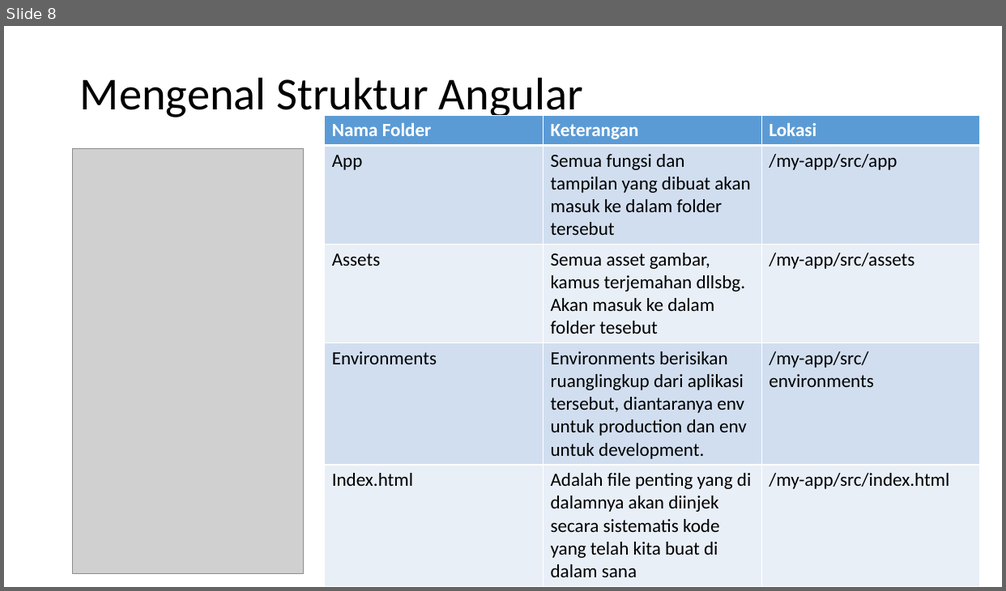
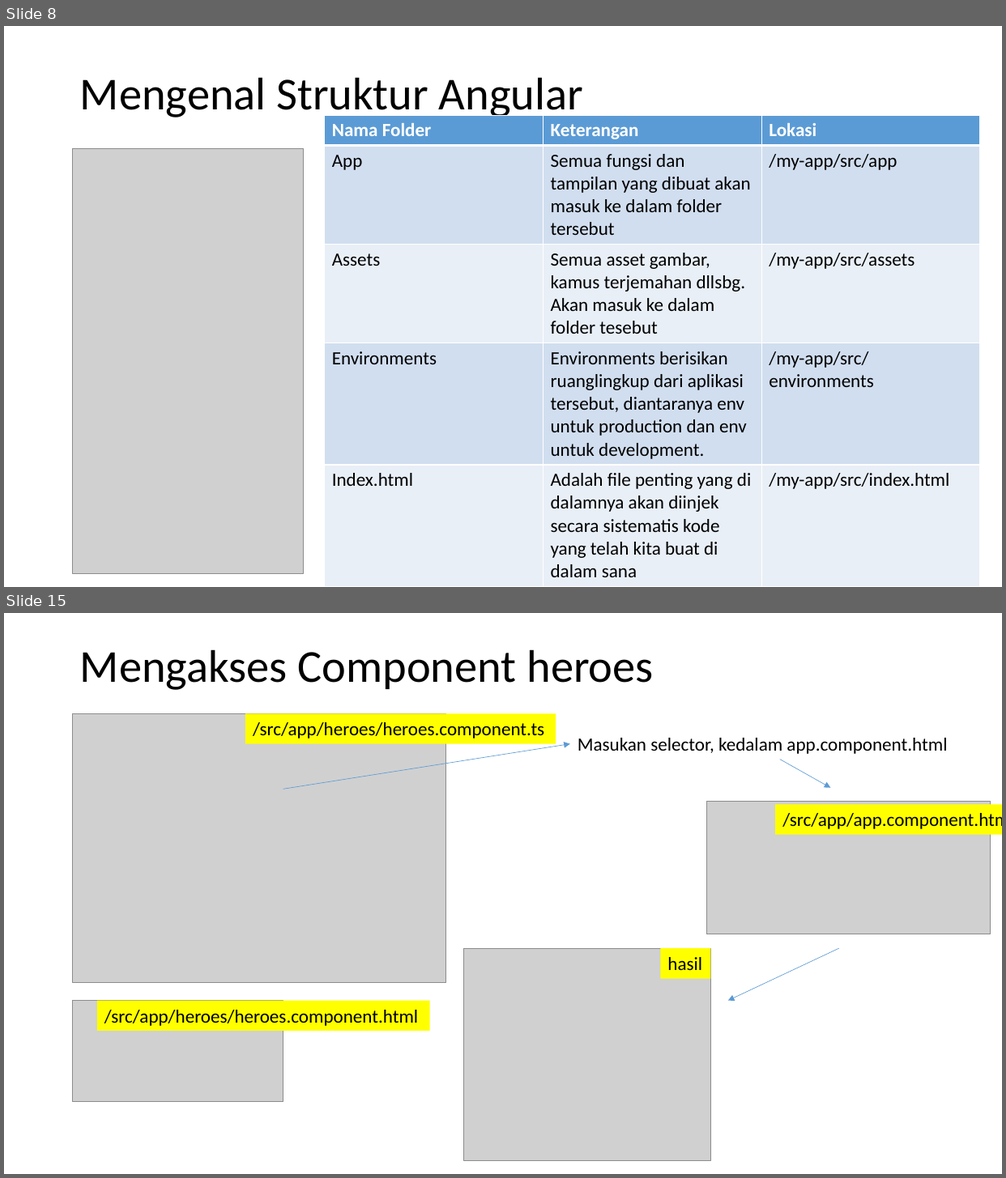
Before and after one commit to alifrazanit/ngodingBareng, a slide deck: Week 6.pptx. Shown one above the other, each under a label of ours: slide 8 before the commit, slides 8 and 15 after it; the slides between them are not shown. The pictures are 1006x591 and 1006x1178 pixels, drawn with LibreOffice and Linux fonts; fonts in the diff are those of the drawing; grey boxes stand for pictures. Boxes give left, top, right and bottom in pixels: in the first picture for what was removed or moved away, otherwise in the second. Text is boxed around its words. In the diff, an @@ line names an element or a change of style, - is before the commit and + after.

```diff
--- a/Week 6.pptx
+++ b/Week 6.pptx
@@ slide 15 added at [4, 613, 1002, 1174], background #FFFFFF @@
@@ title added at [80, 649, 653, 690], 44 pt, text #000000 @@
+Mengakses Component heroes
@@ picture added at [73, 714, 446, 983] @@
@@ rectangle added at [245, 714, 556, 744], fill #FFFF00, 18 pt, text #000000 @@
+/src/app/heroes/heroes.component.ts
@@ arrow added from (283, 789) to (570, 744), #5B9BD5 0.5 pt @@
@@ text added at [577, 738, 947, 754], 18 pt, text #000000 @@
+Masukan selector, kedalam app.component.html
@@ arrow added from (780, 759) to (830, 788), #5B9BD5 0.5 pt @@
@@ picture added at [707, 802, 991, 934] @@
@@ rectangle added at [776, 805, 1002, 835], fill #FFFF00, 18 pt, text #000000 @@
+/src/app/app.component.html
@@ picture added at [463, 948, 710, 1161] @@
@@ rectangle added at [661, 948, 710, 978], fill #FFFF00, 18 pt, text #000000 @@
+hasil
@@ arrow added from (839, 948) to (728, 1001), #5B9BD5 0.5 pt @@
@@ picture added at [73, 1001, 283, 1102] @@
@@ rectangle added at [97, 1001, 429, 1031], fill #FFFF00, 18 pt, text #000000 @@
+/src/app/heroes/heroes.component.html
```
Also in this commit, not shown: 16 other slides added, 1 slide removed, 9 other files.
